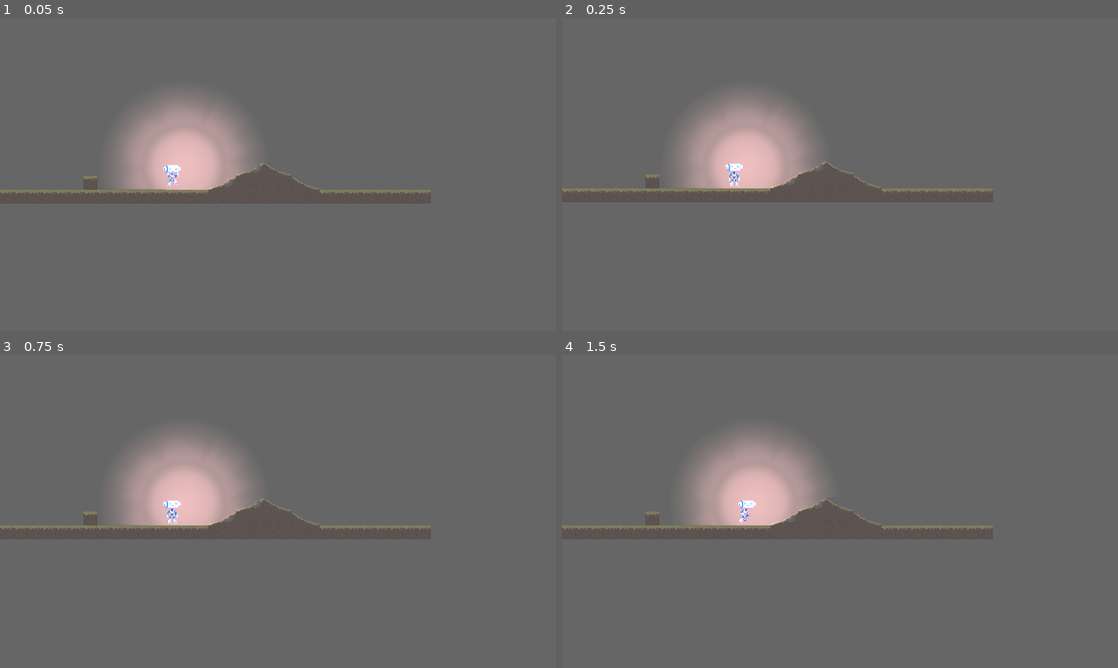
Above: before the commit, frames 1-4 (two rows, left to right).
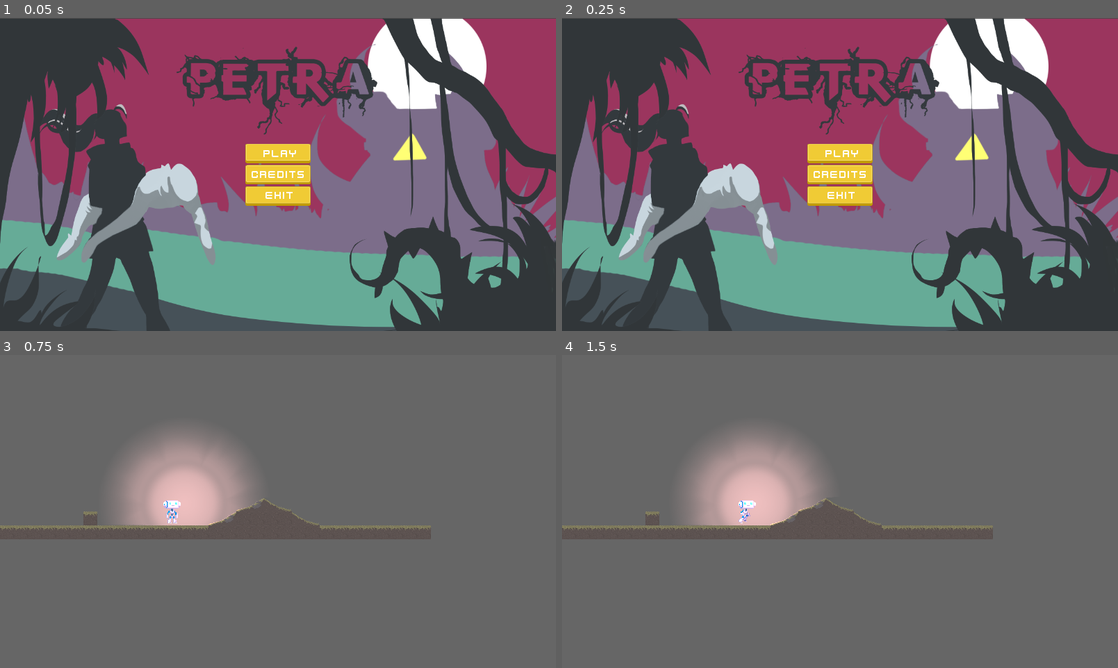
Above: after the commit, the same moments.

Repository: catrielmuller/petra
Game: Godot game, scene res://scenes/menu.tscn
Two runs of this game, one before a commit and one after it. Both use one fixed random seed, a clock stepped at 60 frames per second and the inputs below. Before the commit the project starts from res://scenes/test.tscn.
Inputs (mouse positions are in pixels of both pictures, inside the frame that each line leads up to):
- Up to frame 1 (0.05 s): no input
- Up to frame 2 (0.25 s): no input
- Up to frame 3 (0.75 s): click (278, 489) at 0.5 s, where only the run after the commit has a clickable "Play"
- Up to frame 4 (1.5 s): tap Enter at 1.25 s; hold Right (ui_right) from 1.28 s (still down)

The runs differ from the first frame. In frame 1, 100% of the frame differs, in the area x 0-100%, y 0-100%; in frame 2, 100%; in frame 3, nothing differs; in frame 4, nothing differs.

Commit message:
Menu Main

Diff:
--- a/project.godot
+++ b/project.godot
@@ -39,7 +39,7 @@
 [application]
 
 config/name="Petra"
-run/main_scene="res://scenes/test.tscn"
+run/main_scene="res://scenes/menu.tscn"
 config/icon="res://icon.png"
 
 [debug]
